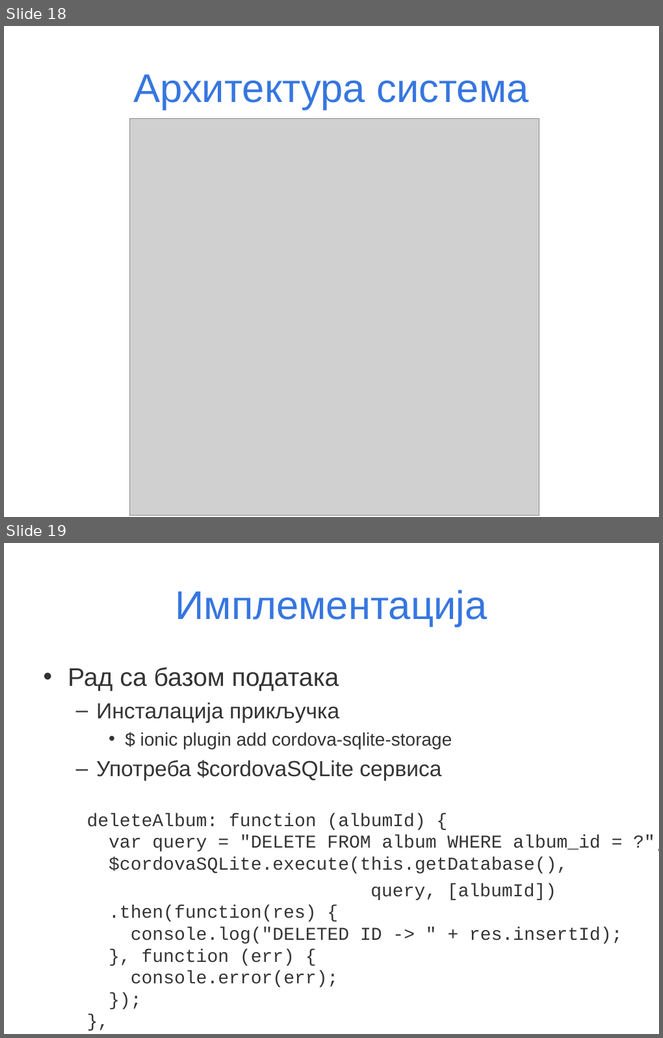
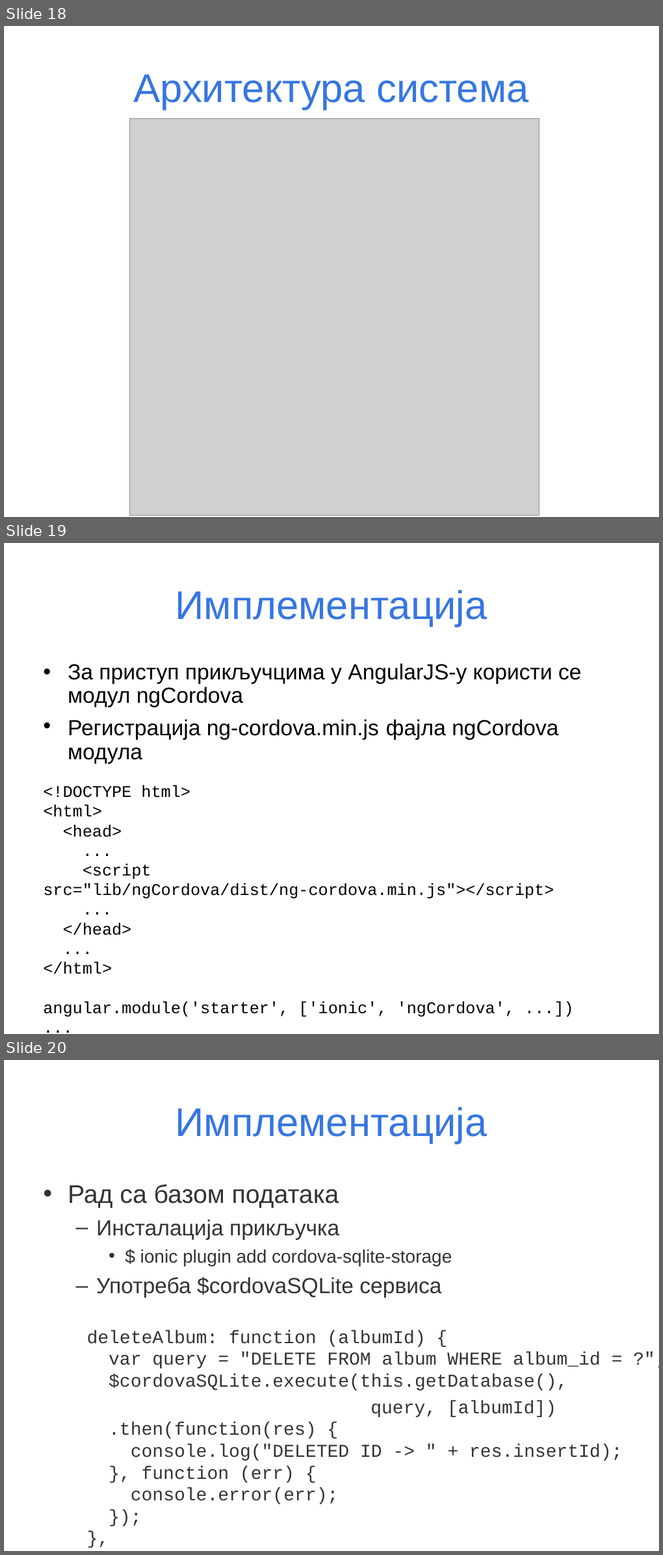
Before and after one commit to daleksic/master, a slide deck: prezentacija/Master rad-Dusko Aleksic.ppt. Shown one above the other, each under a label of ours: slides 18 and 19 before the commit, slides 18, 19 and 20 after it. The pictures are 663x1038 and 663x1555 pixels, drawn with LibreOffice and Linux fonts; fonts in the diff are those of the drawing; grey boxes stand for pictures. Boxes give left, top, right and bottom in pixels: in the first picture for what was removed or moved away, otherwise in the second. Text is boxed around its words. In the diff, an @@ line names an element or a change of style, - is before the commit and + after.

```diff
--- a/prezentacija/Master rad-Dusko Aleksic.ppt
+++ b/prezentacija/Master rad-Dusko Aleksic.ppt
@@ slide 19 added at <box>4,543,659,1034</box>, background #FFFFFF @@
@@ title added at <box>176,590,488,627</box>, 44 pt, text #3676E0 @@
+Имплементација
@@ text added at <box>68,663,581,764</box>, 24 pt, text #000000 @@
+• За приступ прикључцима у AngularJS-у користи се модул ngCordova
+• Регистрација ng-cordova.min.js фајла ngCordova модула
@@ text added at <box>43,785,554,1017</box>, 18 pt, text #000000 @@
+<!DOCTYPE html>
+<html>
+<head>
+...
+<script src="lib/ngCordova/dist/ng-cordova.min.js"></script>
+...
+</head>
+...
+</html>
+angular.module('starter', ['ionic', 'ngCordova', ...])
+...
@@ what was slide 19 is now slide 20 @@
```
Also in this commit, not shown: 2 slides changed.
